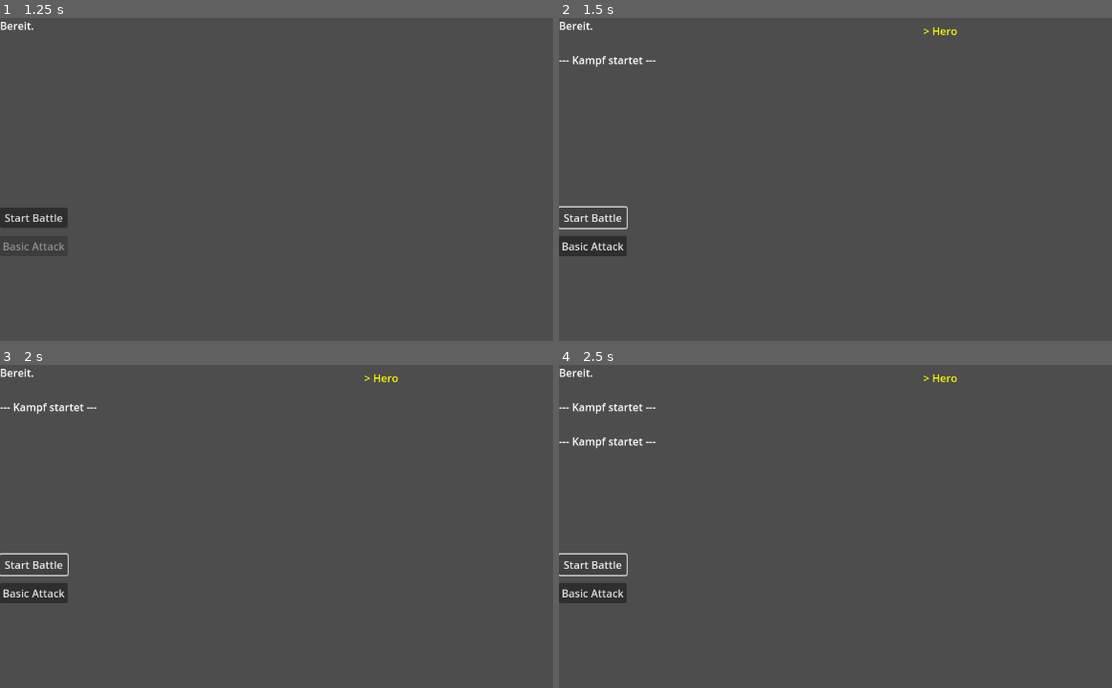
Above: before the commit, frames 1-4 (two rows, left to right).
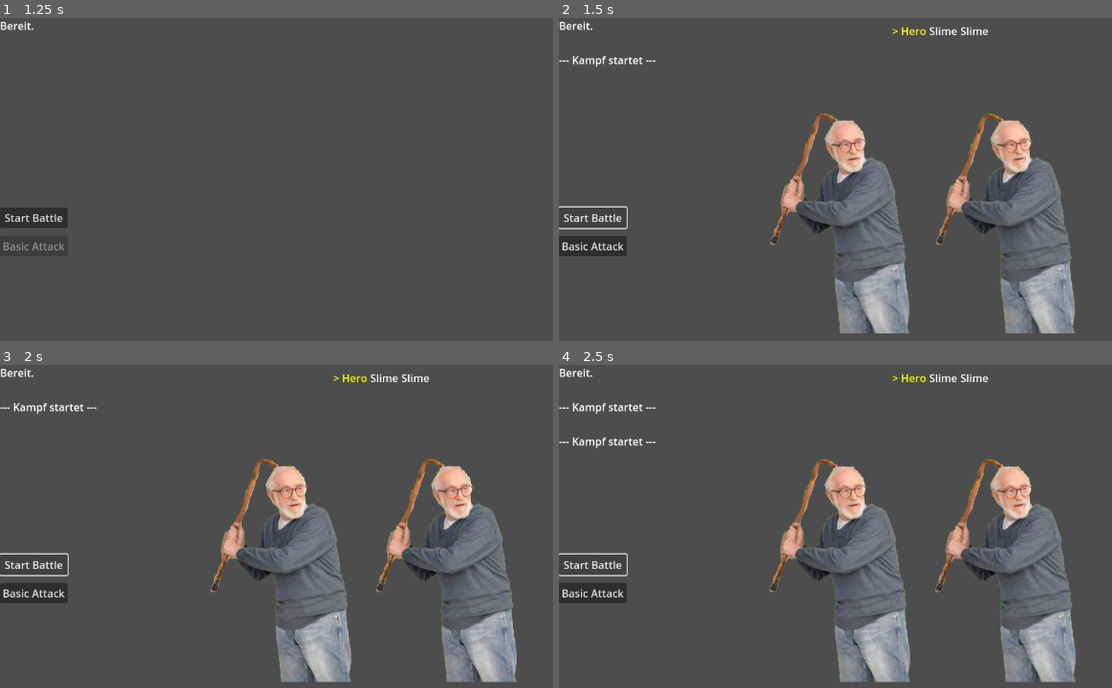
Above: after the commit, the same moments.

Repository: Marv0407/kotstulle-game
Game: Godot game, scene res://scenes/control.tscn
Same seed, same stepped clock (60 frames per second), same inputs: the game is played once before the commit and once after it.
Inputs:
- Up to frame 1 (1.25 s): click "Start New Game" at 0.5 s
- Up to frame 2 (1.5 s): click "Start Battle" at 1.25 s
- Up to frame 3 (2 s): no input
- Up to frame 4 (2.5 s): click "Start Battle" at 2 s

Frame 1 is identical in both runs. In frame 2, 14% of the frame differs, in the area x 38-94%, y 2-98%; in frame 3, 14%, in the area x 37-94%, y 2-99%; in frame 4, 14%.

Commit message:
RENTNER KLOPPE JAAAAAAA

Diff:
--- a/ressources/Enemies/Rentner.tres
+++ b/ressources/Enemies/Rentner.tres
@@ -1,6 +1,7 @@
-[gd_resource type="Resource" script_class="CharData" load_steps=2 format=3 uid="uid://dayx4q8vorwm3"]
+[gd_resource type="Resource" script_class="CharData" load_steps=3 format=3 uid="uid://dayx4q8vorwm3"]
 
 [ext_resource type="Script" uid="uid://b4vfx11poblgj" path="res://scripts/char_data.gd" id="1_8o84g"]
+[ext_resource type="Texture2D" uid="uid://bh8cwmw6im54w" path="res://ressources/sprites/Rentner_Stock.png" id="2_812gd"]
 
 [resource]
 script = ExtResource("1_8o84g")
@@ -13,4 +14,5 @@
 luck = 6
 speed = 6
 level = 1
+sprite = ExtResource("2_812gd")
 metadata/_custom_type_script = "uid://b4vfx11poblgj"
--- a/scenes/BattleTest.tscn
+++ b/scenes/BattleTest.tscn
@@ -1,11 +1,10 @@
-[gd_scene load_steps=9 format=3 uid="uid://dcmvwdjbytety"]
+[gd_scene load_steps=8 format=3 uid="uid://dcmvwdjbytety"]
 
 [ext_resource type="Script" uid="uid://dt83mh3hbxwe6" path="res://scripts/battle_test.gd" id="1_legaw"]
 [ext_resource type="Script" uid="uid://bhdts0363nnm8" path="res://scripts/battle_manager.gd" id="2_tp7yc"]
 [ext_resource type="Script" uid="uid://b4vfx11poblgj" path="res://scripts/char_data.gd" id="3_smx2l"]
 [ext_resource type="Resource" uid="uid://d27kr4qwd3ng" path="res://ressources/Player Characters/hero.tres" id="4_5txia"]
-[ext_resource type="Resource" uid="uid://d3g0113atagwb" path="res://ressources/Enemies/Juden.tres" id="5_766wr"]
-[ext_resource type="Resource" uid="uid://cmgrh8r8u4m8k" path="res://ressources/Enemies/Fistus Jünger.tres" id="6_tp7yc"]
+[ext_resource type="Resource" uid="uid://dayx4q8vorwm3" path="res://ressources/Enemies/Rentner.tres" id="5_tp7yc"]
 [ext_resource type="Texture2D" uid="uid://c15f56jyfo8js" path="res://ressources/sprites/fire1.png" id="7_smx2l"]
 
 [sub_resource type="Curve" id="Curve_5txia"]
@@ -19,7 +18,7 @@
 [node name="BattleManager" type="Node" parent="." node_paths=PackedStringArray("turn_order_container")]
 script = ExtResource("2_tp7yc")
 party_data = Array[ExtResource("3_smx2l")]([ExtResource("4_5txia")])
-enemy_data = Array[ExtResource("3_smx2l")]([ExtResource("5_766wr"), ExtResource("6_tp7yc")])
+enemy_data = Array[ExtResource("3_smx2l")]([ExtResource("5_tp7yc"), ExtResource("5_tp7yc")])
 turn_order_container = NodePath("../DebugUI/CanvasLayer/TurnOrderContainer")
 
 [node name="DebugUI" type="Control" parent="."]
@@ -108,7 +107,21 @@
 linear_accel_max = 32.95
 linear_accel_curve = SubResource("Curve_5txia")
 
-[node name="EnemyPartyContainer" type="Node2D" parent="DebugUI"]
+[node name="EnemyPositionAnchor" type="Control" parent="DebugUI"]
+layout_mode = 1
+anchors_preset = 8
+anchor_left = 0.5
+anchor_top = 0.5
+anchor_right = 0.5
+anchor_bottom = 0.5
+offset_left = -20.0
+offset_top = -20.0
+offset_right = 20.0
+offset_bottom = 20.0
+grow_horizontal = 2
+grow_vertical = 2
+
+[node name="EnemyPartyContainer" type="Node2D" parent="DebugUI/EnemyPositionAnchor"]
 
 [connection signal="pressed" from="DebugUI/VBoxContainer/StartBattleBtn" to="." method="_on_start_battle_btn_pressed"]
 [connection signal="pressed" from="DebugUI/VBoxContainer/BasicAttackBtn" to="." method="_on_basic_attack_pressed"]
--- a/scenes/EnemySlot.tscn
+++ b/scenes/EnemySlot.tscn
@@ -1,11 +1,10 @@
-[gd_scene format=3 uid="uid://b6c8m41txjvbc"]
+[gd_scene load_steps=2 format=3 uid="uid://b6c8m41txjvbc"]
+
+[ext_resource type="Script" uid="uid://xgurrdfhfk33" path="res://scenes/enemy_slot.gd" id="1_akw8c"]
 
 [node name="EnemySlot" type="Node2D"]
+script = ExtResource("1_akw8c")
 
 [node name="Sprite2D" type="Sprite2D" parent="."]
 
 [node name="AnimationPlayer" type="AnimationPlayer" parent="."]
-
-[node name="GPUParticles2D" type="GPUParticles2D" parent="."]
-
-[node name="Marker2D" type="Marker2D" parent="."]
--- /dev/null
+++ b/scenes/enemy_slot.gd
@@ -0,0 +1,6 @@
+extends Node2D
+
+func _ready() -> void:
+	var tween = create_tween()
+	scale = Vector2.ZERO
+	tween.tween_property(self, "scale", Vector2(1,1), 0.5).set_trans(Tween.TRANS_ELASTIC).set_ease(Tween.EASE_OUT)
--- a/scripts/battle_char.gd
+++ b/scripts/battle_char.gd
@@ -3,6 +3,7 @@
 
 var data: CharData
 var current_hp: int
+var battle_node: Node2D
 
 # Called when the node enters the scene tree for the first time.
 func _ready() -> void:
--- a/scripts/battle_manager.gd
+++ b/scripts/battle_manager.gd
@@ -21,45 +21,46 @@
 }
 var state := BattleState.START
 @onready var particelSpawner = $"../DebugUI/HBoxContainer/ParticelSpawner"
-@onready var spawn_point = $"../DebugUI/EnemyPartyContainer"
+@onready var spawn_point = $"../DebugUI/EnemyPositionAnchor/EnemyPartyContainer"
 
 ####################
 # Functions
 ####################
-
-# Called when the node enters the scene tree for the first time.
-func _ready() -> void:
-	pass # Replace with function body.
-
-## Called every frame. 'delta' is the elapsed time since the previous frame.
-#func _process(delta: float) -> void:
-	#pass
-
 func start_battle(): # Cleart Daten, erstellt Instanzen, sortiert nach Initiative/Speed und startet Loop (vorerst)
 
 	party.clear()
 	enemies.clear()
 	turn_order.clear()
-
-	var count = enemies.size()
-	var spacing = 250.0
+	for child in spawn_point.get_children():
+		child.queue_free()
 
 	for data in party_data:
 		var bc = BattleCharacter.new()
 		bc.setup(data)
 		party.append(bc)
 
-	#for data in enemy_data:
-		#var bc = BattleCharacter.new()
-		#bc.setup(data)
-		#enemies.append(bc)
+	for data in enemy_data:
+		var bc = BattleCharacter.new()
+		bc.setup(data)
+		enemies.append(bc)
+
+	var count = enemies.size()
+	var spacing = 250.0
 
 	for i in range(count):
-		var new_enemy = enemy_scene.instantiate()
-		spawn_point.add_child(new_enemy)
-		var x_offset = (i- (count - 1) / 2.0) * spacing
-		new_enemy.position.x = x_offset
-
+		# Create slot
+		var new_slot = enemy_scene.instantiate()
+		spawn_point.add_child(new_slot)
+
+		# Dynamic positioning
+		var x_offset = (i - (count - 1) / 2.0) * spacing
+		new_slot.position = Vector2(x_offset, 0)
+
+		# get sprites from  resource
+		var resource_sprite = enemies[i].data.sprite
+		var sprite_node = new_slot.get_node("Sprite2D")
+		sprite_node.texture = resource_sprite
+		enemies[i].battle_node = new_slot
 
 	calculate_turn_order()
 	current_turn_index = 0
@@ -67,8 +68,6 @@
 
 	print("--- Kampf beginnt ---")
 	process_battle_loop()
-
-
 
 
 func process_turn(): #TODO hiermit später durch die states iterieren
@@ -132,12 +131,14 @@
 	var damage = max(attacker.data.atk - target.data.def, 1)
 	target.current_hp -= damage
 
-	print(attacker.data.name, " greift ", target.data.name,
-		  " an für ", damage, " Schaden. (",
-		  target.current_hp, "/", target.data.max_hp, ")")
+	if target.battle_node:
+		var tween = create_tween()
+		tween.tween_property(target.battle_node, "modulate", Color.RED, 0.1)
+		tween.tween_property(target.battle_node, "modulate", Color.WHITE, 0.1)
 
 	if target.current_hp <= 0:
 		print(target.data.name, " wurde besiegt!")
+		despawn_enemy_visual(target)
 
 func debug_player_attack():
 	if state != BattleState.PLAYER_TURN:
@@ -224,7 +225,7 @@
 
 	for i in range(turn_order.size()):
 		var character = turn_order[i]
-		if not character.is_alive(): continue # Tote aus UI ausblenden
+		if not character.is_alive(): continue
 		var label := Label.new()
 		label.text = character.data.name
 
@@ -233,6 +234,15 @@
 			label.add_theme_color_override("font_color", Color.YELLOW)
 
 		turn_order_container.add_child(label)
+
+func despawn_enemy_visual(character: BattleCharacter):
+	if character.battle_node:
+		# TODO insert other/different animations here later
+		var tween = create_tween()
+		tween.tween_property(character.battle_node, "modulate:a", 0, 0.5)
+		tween.tween_property(character.battle_node, "scale", Vector2.ZERO, 0.5)
+
+		tween.finished.connect(func(): character.battle_node.queue_free())
 
 func end_battle(player_won: bool): #TODO für spätere Turn States..
 	state = BattleState.END
--- a/scripts/char_data.gd
+++ b/scripts/char_data.gd
@@ -11,6 +11,7 @@
 @export var speed: int
 @export var level: int
 @export var portrait: Image
+@export var sprite: Texture2D
 @export var resistances := {
 	"FIRE": 0,
 	"POISON": 0,
Not shown, added: scenes/enemy_slot.gd.uid
